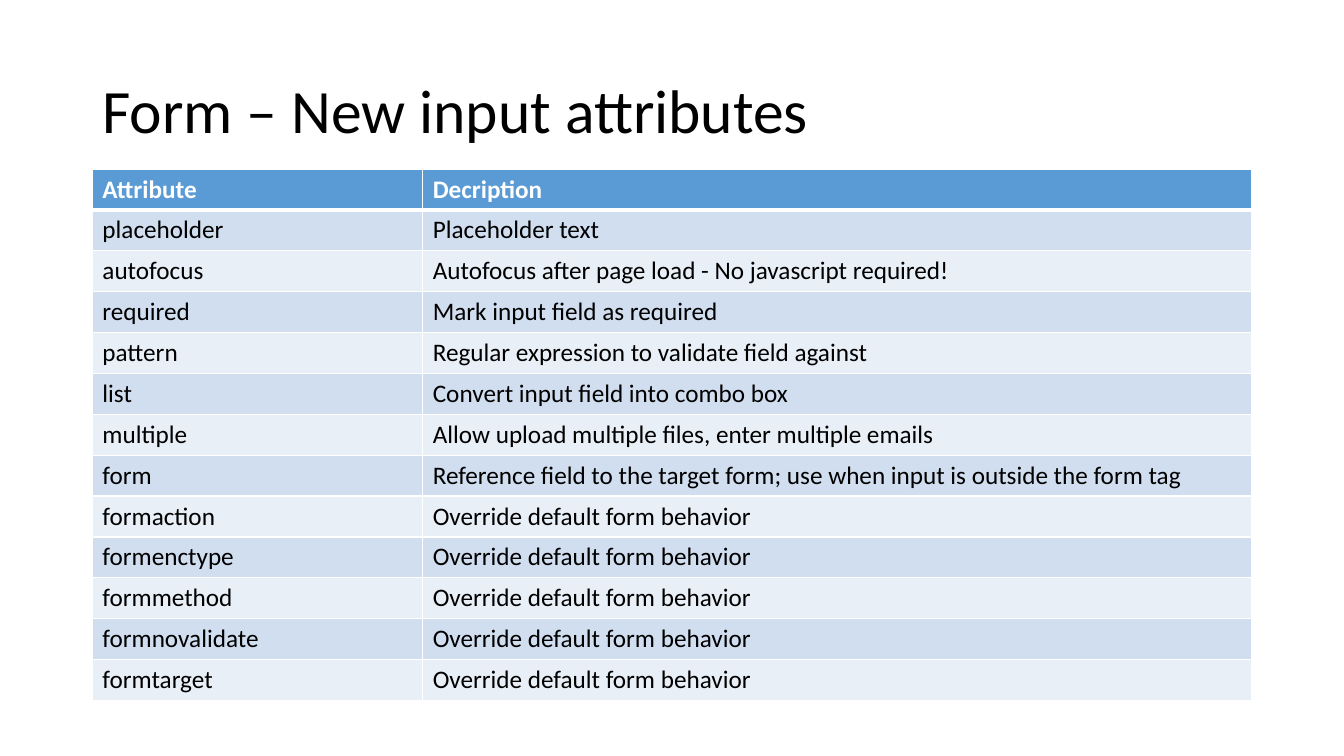
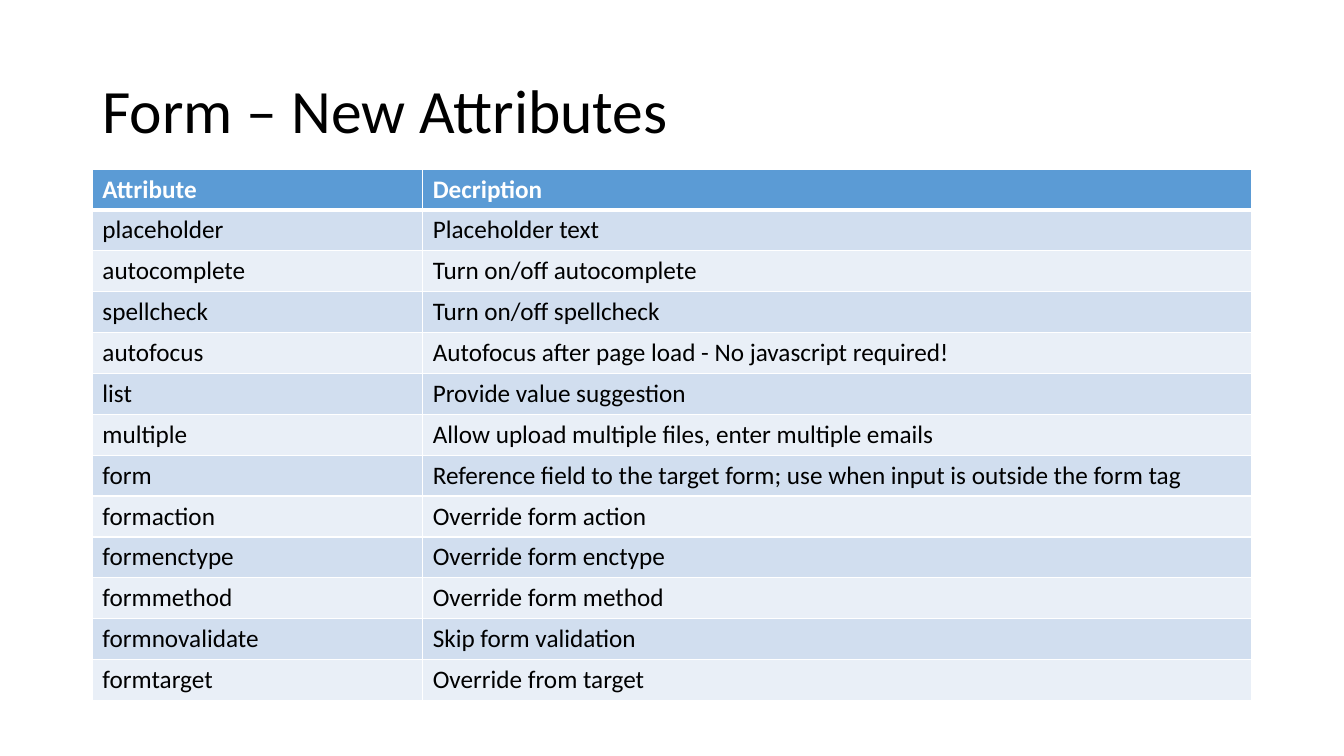
Before and after one commit to maowmaow/html-lab, a slide deck: slide 15 of HTML5.pptx (slide 13 before the commit). Drawn at 1344x756 pixels with LibreOffice and Linux fonts; fonts in the diff are those of the drawing. Boxes give left, top, right and bottom in pixels: in the first picture for what was removed or moved away, otherwise in the second. Text is boxed around its words. In the diff, an @@ line names an element or a change of style, - is before the commit and + after.

```diff
--- a/HTML5.pptx
+++ b/HTML5.pptx
@@ title at [102, 90, 667, 134]: text changed @@
-Form – New input attributes
+Form – New Attributes
@@ table at [93, 169, 1252, 701] @@
+row 3: autocomplete | Turn on/off autocomplete
+row 4: spellcheck | Turn on/off spellcheck
-row 4: required | Mark input field as required
-row 5: pattern | Regular expression to validate field against
-row 6: list | Convert input field into combo box
+row 6: list | Provide value suggestion
-row 9, column 2: Override default form behavior
+row 9, column 2: Override form action
-row 10, column 2: Override default form behavior
+row 10, column 2: Override form enctype
-row 11, column 2: Override default form behavior
+row 11, column 2: Override form method
-row 12, column 2: Override default form behavior
+row 12, column 2: Skip form validation
-row 13, column 2: Override default form behavior
+row 13, column 2: Override from target
```
Also in this commit, not shown: 7 other slides changed, 9 slides added, 2 slides removed, 20 other files.
